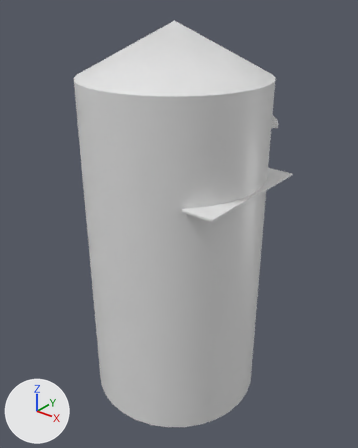
An edit to the Blender file assets/blends/level5.blend, drawn before and after from the same camera.
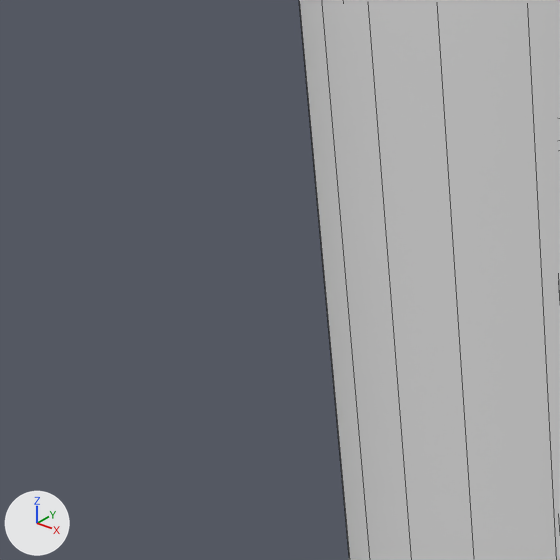
The first picture shows the older version from a camera (50 mm lens) standing at (73.6, -90.5, 92.8) and looking at (0.3, 1.2, 36.0). The close-ups show both versions on the part from 8% to 36% of the width and 39% to 62% of the height of that picture; other places that the commit changed are outside them. The lights are fixed; the arrows at lower left show +X, +Y and +Z. The close-ups show mesh edges as thin lines. Objects named as collision shapes, trigger or cutter boxes, shadow casters or lower levels of detail are left out.

Objects in the first close-up: 'walls-col'.
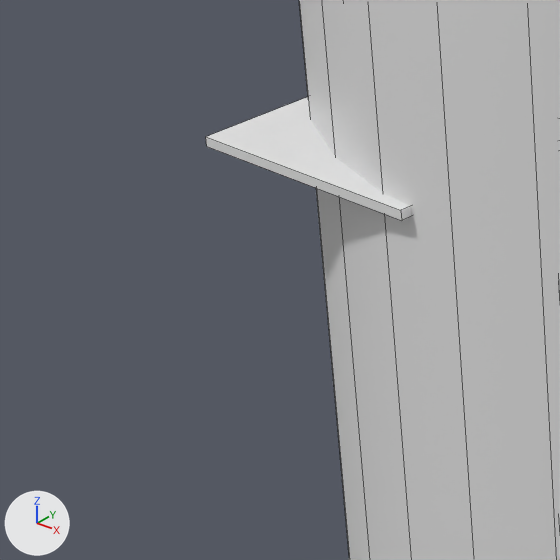
Where the change shows, as pixel boxes [x1, y1, x2, y2] in the close-ups (560 x 560 px):
'landingplat-col', reshaped (not visible before)
    after: [206, 97, 411, 220]

Diff of the bpy script that builds the scene:
```diff
--- a/assets/blends/level5.blend.py
+++ b/assets/blends/level5.blend.py
@@ me_cube_008 @@
 me_cube_008.from_pydata(...)  # 8 vertices, 6 faces; spans x -5.99..5.99, y -2.32..2.32, z -0.22..0.22
 # used by ob_landingplat_col; location = (-8.63, -13.7, 46.52)
 # verts and faces of me_cube_008; kept vertices keep their numbers, new ones are numbered from 8
 # before: 0 (-5.99, -2.32, -0.22), 1 (-5.99, -2.32, 0.22), 4 (5.99, -2.32, -0.22), 5 (5.99, -2.32, 0.22)
+# me_cube_008 part 1
+delete_faces([(0, 4, 5, 1)])
+for new, old in zip([*range(8, 12)], [0, 1, 4, 5]): verts[new] = verts[old] + (0.0, -6.97, 0.0)
+faces += [(0, 8, 9, 1), (8, 10, 11, 9), (0, 4, 10, 8), (1, 9, 11, 5), (4, 5, 11, 10)]
+me_cube_008.materials.append(mat_material)  # white #e7e7e7
```
